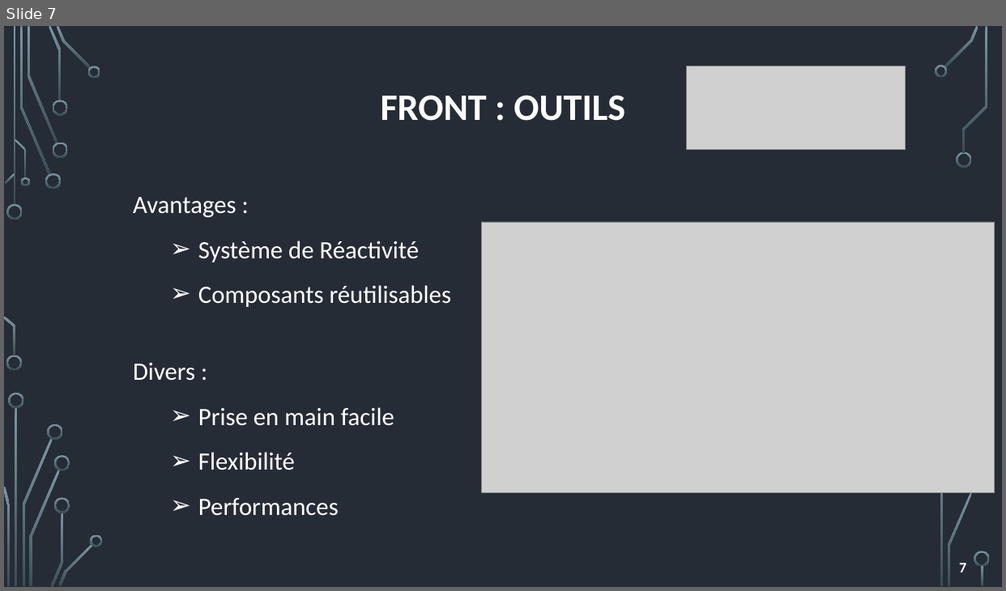
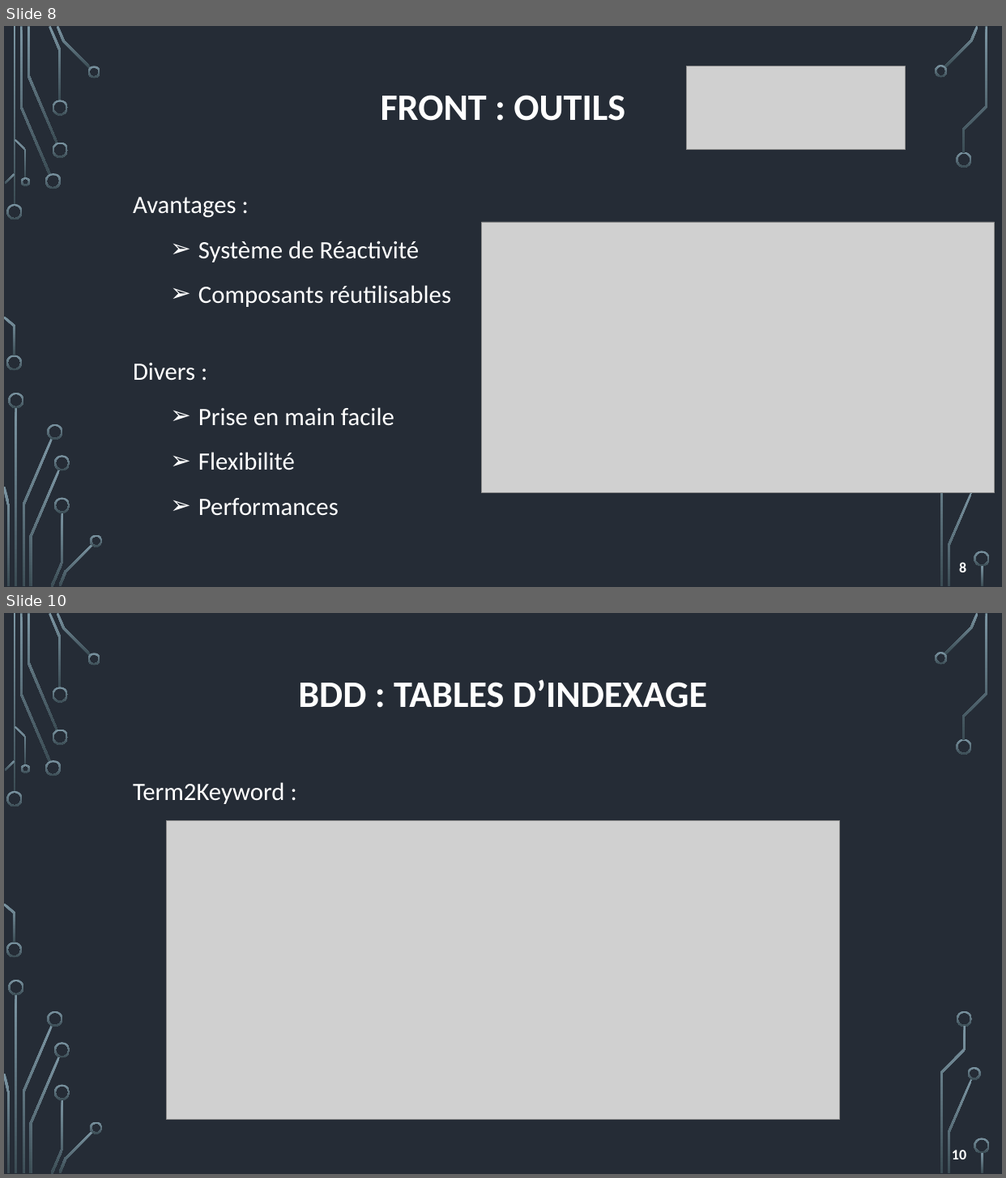
Before and after one commit to clement-gresh/M2-book-search, a slide deck: 01-documentation/05-booksearch-presentation.pptx. Shown one above the other, each under a label of ours: slide 7 before the commit, slides 8 and 10 after it; the slides between them are not shown. The pictures are 1006x591 and 1006x1178 pixels, drawn with LibreOffice and Linux fonts; fonts in the diff are those of the drawing; grey boxes stand for pictures; background and template pictures are left out. Boxes give left, top, right and bottom in pixels: in the first picture for what was removed or moved away, otherwise in the second. Text is boxed around its words. In the diff, an @@ line names an element or a change of style, - is before the commit and + after.

```diff
--- a/01-documentation/05-booksearch-presentation.pptx
+++ b/01-documentation/05-booksearch-presentation.pptx
@@ slide 10 added at <box>4,613,1002,1174</box>, background picture (left out); not listed: 35 template elements that a slide beside it also shows @@
@@ text added at <box>298,679,707,708</box>, 36 pt, text #FFFFFF, bold @@
+BDD : TABLES D’INDEXAGE
@@ text added at <box>133,782,285,804</box>, 24 pt, text #FFFFFF @@
+Term2Keyword :
@@ picture added at <box>167,821,839,1121</box> @@
@@ freeform shape added at <box>957,1012,973,1027</box>, fill gradient #7C96A3 to #3B4C54 @@
@@ page number added at <box>952,1150,966,1160</box>, 14 pt, text #FFFFFF, bold @@
+10
@@ what was slide 7 is now slide 8 @@
@@ page number at <box>959,562,966,573</box>: text changed @@
-7
+8
```
Also in this commit, not shown: 1 slide changed, 3 other slides added.
